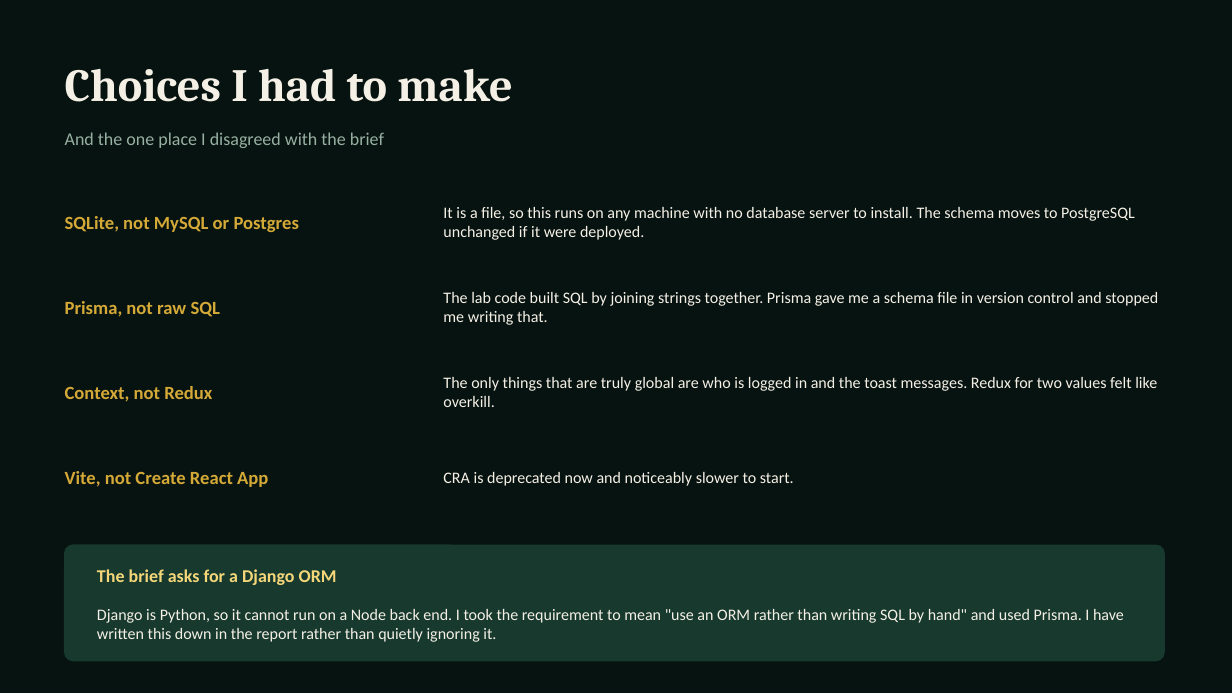
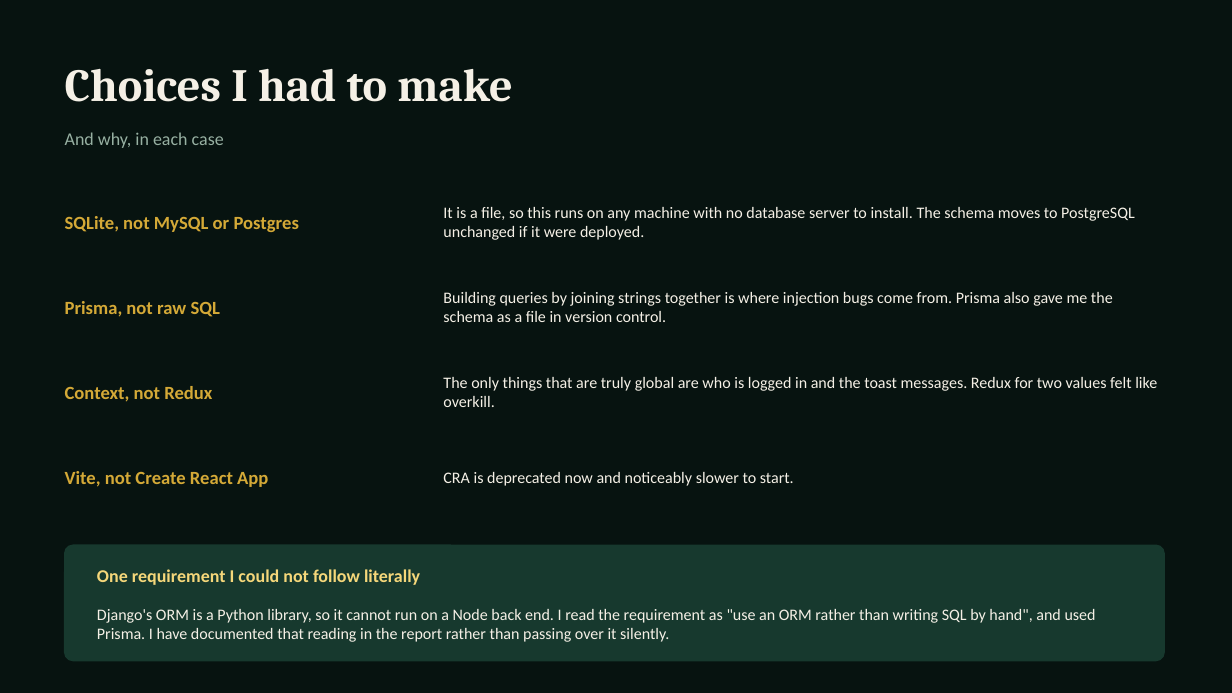
Before and after one commit to asanlimbu/mesa, a slide deck: slide 8 of docs/presentation.pptx. Drawn at 1232x693 pixels with LibreOffice and Linux fonts; fonts in the diff are those of the drawing. Boxes give left, top, right and bottom in pixels: in the first picture for what was removed or moved away, otherwise in the second. Text is boxed around its words. In the diff, an @@ line names an element or a change of style, - is before the commit and + after.

```diff
--- a/docs/presentation.pptx
+++ b/docs/presentation.pptx
@@ text at bbox=[65, 132, 224, 148]: text changed @@
-And the one place I disagreed with the brief
+And why, in each case
@@ text at bbox=[443, 292, 1113, 322]: text changed @@
-The lab code built SQL by joining strings together. Prisma gave me a schema file in version control and stopped me writing that.
+Building queries by joining strings together is where injection bugs come from. Prisma also gave me the schema as a file in version control.
@@ text at bbox=[97, 569, 420, 585]: text changed @@
-The brief asks for a Django ORM
+One requirement I could not follow literally
@@ text at bbox=[97, 609, 1096, 642]: text changed @@
-Django is Python, so it cannot run on a Node back end. I took the requirement to mean "use an ORM rather than writing SQL by hand" and used Prisma. I have written this down in the report rather than quietly ignoring it.
+Django's ORM is a Python library, so it cannot run on a Node back end. I read the requirement as "use an ORM rather than writing SQL by hand", and used Prisma. I have documented that reading in the report rather than passing over it silently.
```
Also in this commit, not shown: 4 other slides changed.
